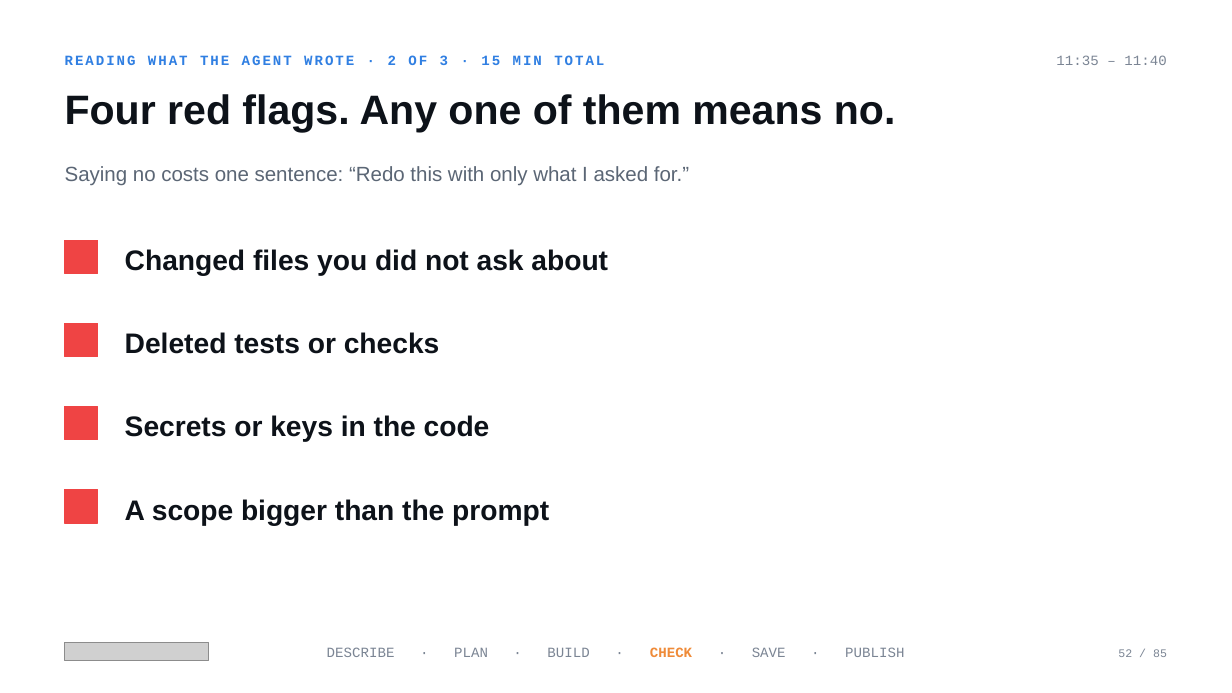
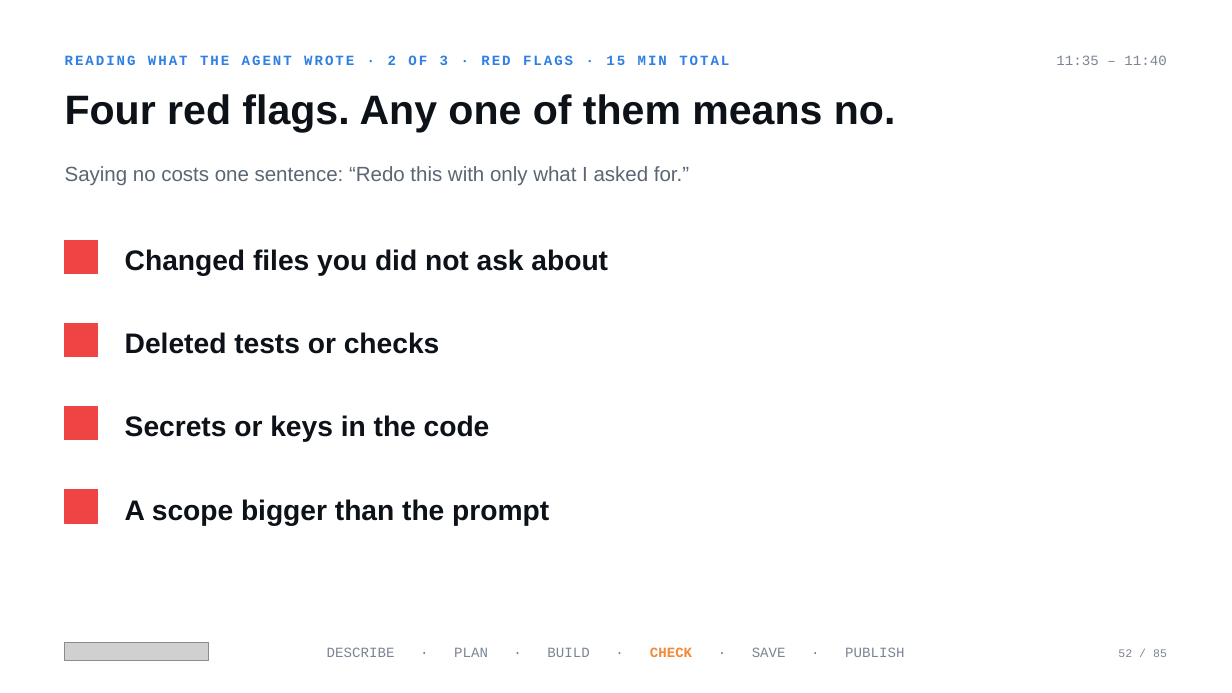
Before and after one commit to mrhinkle/Vibe-Coding-for-Non-Technical-Professionals, a slide deck: slide 52 of presentations/ato-2026-workshop/ato-2026-workshop.pptx. Drawn at 1232x693 pixels with LibreOffice and Linux fonts; fonts in the diff are those of the drawing; grey boxes stand for pictures. Boxes give left, top, right and bottom in pixels: in the first picture for what was removed or moved away, otherwise in the second. Text is boxed around its words. In the diff, an @@ line names an element or a change of style, - is before the commit and + after.

```diff
--- a/presentations/ato-2026-workshop/ato-2026-workshop.pptx
+++ b/presentations/ato-2026-workshop/ato-2026-workshop.pptx
@@ text at [65,55,729,65]: text changed @@
-READING WHAT THE AGENT WROTE · 2 OF 3 · 15 MIN TOTAL
+READING WHAT THE AGENT WROTE · 2 OF 3 · RED FLAGS · 15 MIN TOTAL
```
Also in this commit, not shown: 9 other slides changed, 18 other files.
